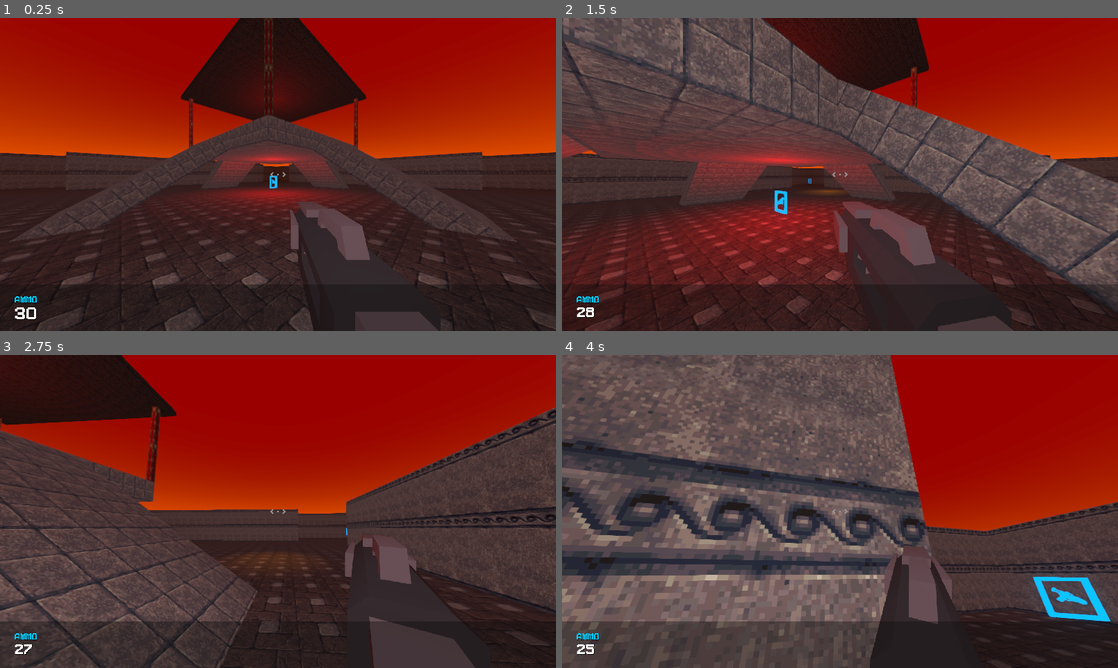
Above: before the commit, frames 1-4 (two rows, left to right).
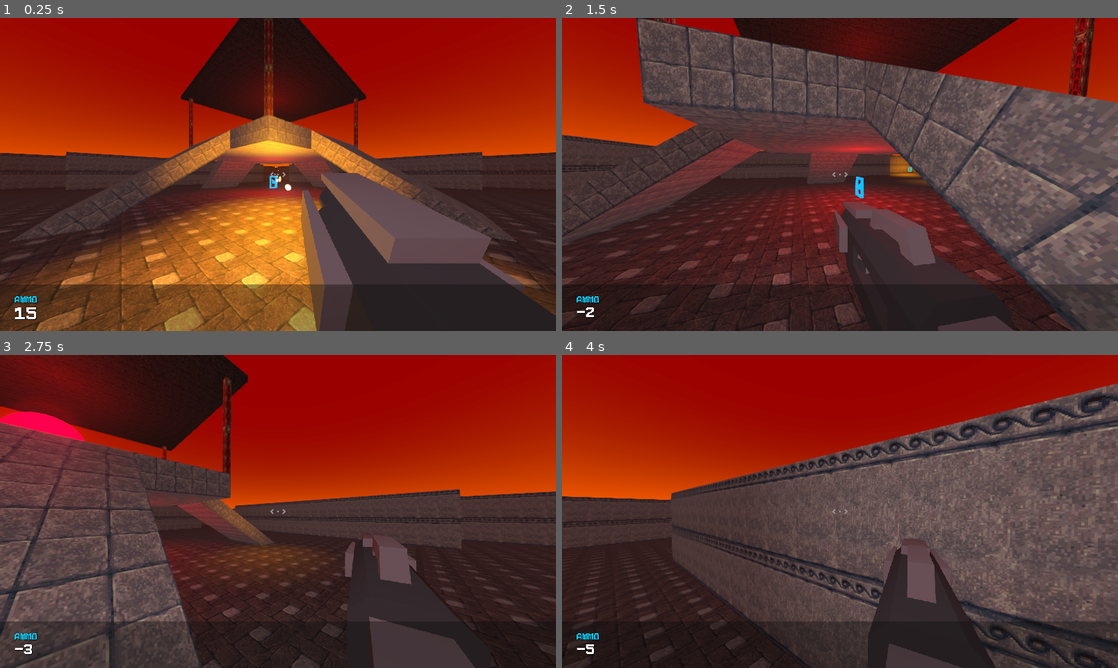
Above: after the commit, the same moments.

Repository: Riari/heccfire
Game: Godot game, scene res://scenes/maps/Quad.tscn
Same seed, same stepped clock (60 frames per second), same inputs: the game is played once before the commit and once after it.
Inputs (mouse positions are in pixels of both pictures, inside the frame that each line leads up to):
- Up to frame 1 (0.25 s): no input
- Up to frame 2 (1.5 s): move the mouse to (867, 174) at 0.52 s; hold W (move_forward) 0.53-1.28 s; right-click (867, 174) at 0.6 s; tap Space (jump) at 0.77 s; click (867, 174) at 0.8 s; move the mouse to (728, 190) at 1.27 s; hold S (move_backward) from 1.28 s (still down); click (728, 190) at 1.35 s
- Up to frame 3 (2.75 s): tap Space (jump) at 1.52 s; right-click (166, 527) at 1.55 s; move the mouse to (289, 505) at 2.02 s; release S (move_backward) at 2.03 s; hold W (move_forward) from 2.03 s (still down); right-click (289, 505) at 2.1 s; click (289, 505) at 2.3 s
- Up to frame 4 (4 s): keep holding W (move_forward); move the mouse to (812, 574) at 2.77 s; click (812, 574) at 2.85 s; tap Space (jump) at 3.02, 3.77 s; right-click (812, 574) at 3.05 s; move the mouse to (878, 514) at 3.52 s; right-click (878, 514) at 3.6 s; click (878, 514) at 3.8 s

The runs differ from the first frame. In frame 1, 32% of the frame differs, in the area x 0-100%, y 15-100%; in frame 2, 46%; in frame 3, 34%; in frame 4, 74%, in the area x 0-100%, y 0-100%.

Commit message:
Rename project

Diff:
--- a/project.godot
+++ b/project.godot
@@ -206,7 +206,7 @@
 
 [application]
 
-config/name="Heccfire"
+config/name="Armaros"
 run/main_scene="res://scenes/maps/Quad.tscn"
 config/icon="res://icon.png"
 
--- a/scenes/maps/Quad.tscn
+++ b/scenes/maps/Quad.tscn
@@ -8,7 +8,6 @@
 [ext_resource path="res://textures/HTRAC1c.png" type="Texture" id=6]
 [ext_resource path="res://textures/eldrich2.png" type="Texture" id=7]
 [ext_resource path="res://scenes/spawns/Player.tscn" type="PackedScene" id=8]
-[ext_resource path="res://scenes/projectiles/BlasterRound.tscn" type="PackedScene" id=9]
 [ext_resource path="res://scenes/pickups/Pickup.tscn" type="PackedScene" id=11]
 [ext_resource path="res://scripts/Pickups.gd" type="Script" id=12]
 
@@ -164,7 +163,6 @@
 
 [node name="Player" parent="." instance=ExtResource( 8 )]
 transform = Transform( -0.707107, 0, -0.707107, 0, 1, 0, 0.707107, 0, -0.707107, -9.52858, 0.523029, -9 )
-Projectile = ExtResource( 9 )
 
 [node name="Spawns" type="Spatial" parent="."]
 
@@ -217,7 +215,7 @@
 
 [node name="QodotMap" type="Spatial" parent="."]
 script = ExtResource( 2 )
-map_file = "C:/Users/riari/Code/heccfire/maps/Quad.map"
+map_file = "C:/Users/riari/Code/armaros/maps/Quad.map"
 inverse_scale_factor = 16.0
 entity_fgd = ExtResource( 1 )
 base_texture_dir = "res://textures"
--- a/scripts/Player.gd
+++ b/scripts/Player.gd
@@ -77,7 +77,7 @@
 	return input_dir.normalized()
 
 func _unhandled_input(event):
-	if Input.is_action_just_pressed("alt_fire"):
+	if Input.is_action_just_pressed("ui_cancel"):
 		if Input.get_mouse_mode() == Input.MOUSE_MODE_CAPTURED:
 			Input.set_mouse_mode(Input.MOUSE_MODE_VISIBLE)
 		else:
@@ -91,17 +91,10 @@
 func _process(_delta):
 	weapon_cam.global_transform = camera.global_transform
 
-	if Input.is_action_just_pressed("fire") && ammo[current_weapon] > 0:
-		var p = Projectile.instance()
-		get_parent().add_child(p)
-		p.transform = weapon_muzzle.global_transform
-		p.rotate_x(rand_range(-weapon_accuracy, weapon_accuracy))
-		p.rotate_y(rand_range(-weapon_accuracy, weapon_accuracy))
-		p.velocity = -p.transform.basis.z * p.muzzle_velocity
-		hand.transform.origin.z += recoil_intensity
-		hand.rotate_x(recoil_intensity * 2.0)
-		weapon_fire_audio.play()
-		remove_ammo(current_weapon, ammo_cost[current_weapon])
+	if !Input.is_action_just_pressed("fire") && ammo[current_weapon] <= 0:
+		return
+
+	fire()
 
 func _physics_process(delta):
 	var desired_velocity = get_input() * max_air_speed
@@ -126,15 +119,29 @@
 	hand.rotation.x = lerp(hand.rotation.x, hand_rotation.x, delta * HAND_MOTION_LERP_SPEED)
 
 func on_pickup(node: Node, type: String, amount: int):
-	if node == self:
-		var weapon
-		match type:
-			"AMMO_BLASTER":
-				weapon = Weapon.BLASTER
+	if node != self:
+		return
 
-		add_ammo(weapon, amount)
+	var weapon
+	match type:
+		"AMMO_BLASTER":
+			weapon = Weapon.BLASTER
 
-		$HUD.on_pickup(node, type, amount)
+	add_ammo(weapon, amount)
+
+	$HUD.on_pickup(node, type, amount)
+
+func fire():
+	var p = Projectile.instance()
+	get_parent().add_child(p)
+	p.transform = weapon_muzzle.global_transform
+	p.rotate_x(rand_range(-weapon_accuracy, weapon_accuracy))
+	p.rotate_y(rand_range(-weapon_accuracy, weapon_accuracy))
+	p.velocity = -p.transform.basis.z * p.muzzle_velocity
+	hand.transform.origin.z += recoil_intensity
+	hand.rotate_x(recoil_intensity * 2.0)
+	weapon_fire_audio.play()
+	remove_ammo(current_weapon, ammo_cost[current_weapon])
 
 func set_ammo(weapon: int, amount: int):
 	ammo[weapon] = amount
Not shown: 1 places in scenes/maps/Quad.tscn that only renumber resources
